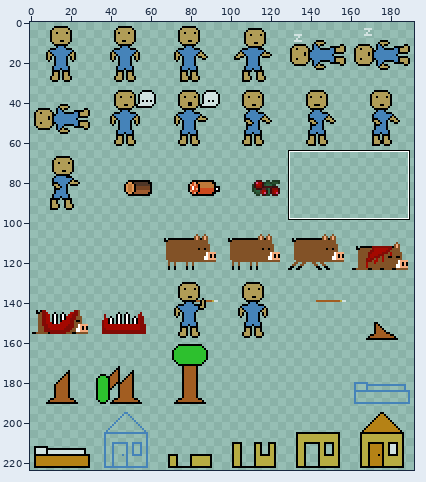
Sprite sheet, stored at Assets/Textures/PositionSortedSpriteSheet.png. The picture above shows the old version from afar; the outline marks the close-up.
Close-up. Old version:
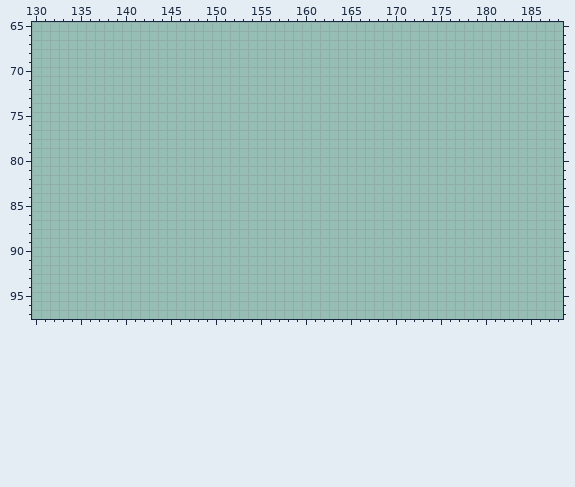
The file is 192x224 pixels. Colours within 5 levels of each other are drawn and written as one. Shown: x 130..188, y 65..97. The old version is drawn lined up with the new one. The commit also changed other parts of the picture, which this record leaves out.
Palette (. is transparent): 
Once edited:
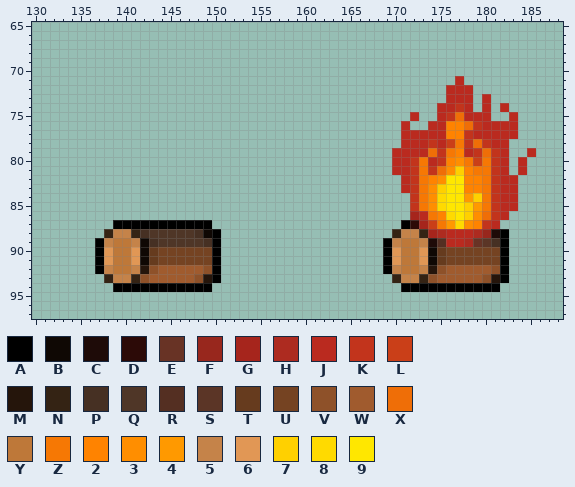
Colours new in this view: A #000000  B #0f0804  C #1e0b08  D #2c0a07  E #683325  F #98271d  G #a6251c  H #ad2b20  J #ba2a1f  K #c2341c  L #ca3f18  M #25150b  N #342314  P #463023  Q #4f3627  R #542f22  S #5b3526  T #663b1e  U #754322  V #8e5129  W #a05b2e  X #ef6e07  Y #be7839  Z #f67804  2 #ff8300  3 #ff8e00  4 #ff9900  5 #c58349  6 #e19755  7 #ffd000  8 #ffda00  9 #ffe700
Edits made:
drawings rearranged on the sheet (the old picture shows each at its new place; 2 dropped ones are not shown)
y 71: x 177 . -> J
y 72: x 176..178 ... -> JJJ
y 73: x 176..178 ... -> JJJ; x 180 . -> J
y 74: x 175..178 .... -> JJKJ; x 180 . -> J; x 182 . -> J
y 75: x 172 . -> J; x 175..180 ...... -> JKXJJJ; x 183 . -> J
y 76: x 171 . -> J; x 174..183 .......... -> JJ22XKJJJJ
y 77: x 171..183 ............. -> JJJJJ22KJJJJJ
y 78: x 171..182 ............ -> JJJKJLZKXKJJ
y 79: x 170..182 ............. -> JJJJXKZ2JKXKJ; x 185 . -> J
y 80: x 170..182 ............. -> JJKZJK23ZLZKJ; x 184 . -> J
y 81: x 170..182 ............. -> JJKZKX372ZZKJ; x 184 . -> J
y 82: x 171..183 ............. -> JKZ239922ZKJJ
y 83: x 171..183 ............. -> JKZ379922ZKJJ
y 84: x 172..183 ............ -> KZ389947ZKJJ
y 85: x 172..183 ............ -> KZ389974ZKJJ
y 86: x 172..182 ........... -> GJZ28973XKJ
y 87: x 139..149 ........... -> AAAAAAAAAAA; x 171..181 ........... -> ADGLZ4832KJ
y 88: x 138..150 ............. -> N55NPQQQQQPBA; x 170..182 ............. -> N55NGHJJJHFCA
y 89: x 137..150 .............. -> A5YY5BPQQQQQPA; x 169..182 .............. -> A5YY5CRJJHESPA
y 90..91: x 137..150 .............. -> A6YY6BTUUUUUUA; x 169..182 .............. -> A6YY6BTUUUUUUA
y 92: x 137..150 .............. -> A5YY5MVWWWWWVA; x 169..182 .............. -> A5YY5MVWWWWWVA
y 93: x 138..150 ............. -> N55NVWWWWWVMA; x 170..182 ............. -> N55NVWWWWWVMA
y 94: x 139..149 ........... -> AAAAAAAAAAA; x 171..181 ........... -> AAAAAAAAAAA
